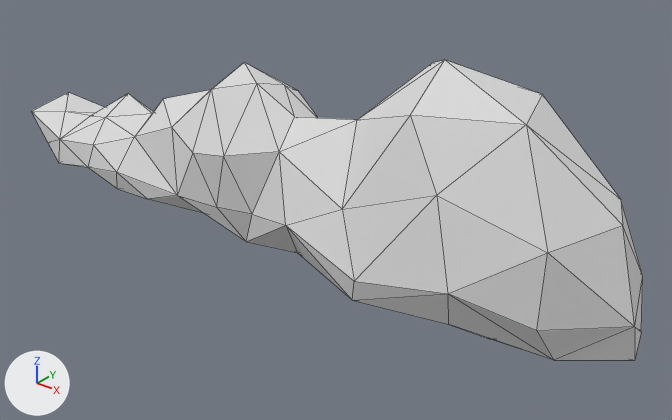
The glTF model public/models/cloud-long.glb as it was, and as the next commit left it.
The view is the same before and after, from a 50 mm camera at (8.74, -10.24, 5.95) aimed at (0.29, 0.33, -0.6). The lights are fixed; the arrows at lower left show +X, +Y and +Z. Mesh edges are drawn as thin lines. Where no turn or scale is listed for an object, it has been applied to the vertices.

Names of what the first picture shows: 'cloud-long'.
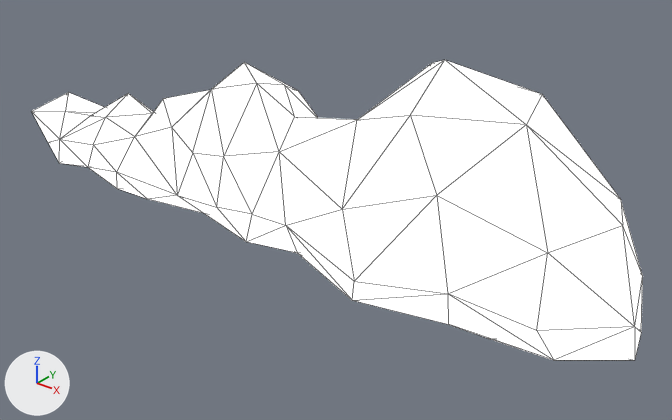
What changed in the scene script:
```text
Add img_base:
    img_base = load_image('base', '_unpacked/base', 1024, 1024, 'sRGB')
Add mat_lowpoly_colors_001:
    mat_lowpoly_colors_001 = bpy.data.materials.new('LOWPOLY-COLORS.001')
    # uses the picture img_base
Change me_cloud_long:
    where me_cloud_long.from_pydata(...)  # 98 vertices, 192 faces; spans x -7.28..5.57, y -1.32..1.45, z -1.37..2.28
    remove me_cloud_long.materials.append(mat_clouds)  # white #e7e7e7
    add me_cloud_long.materials.append(mat_lowpoly_colors_001)
```

Location of each change, [x1, y1, x2, y2] in pixels of the pictures (672 x 420 px):
'cloud-long', recoloured (grey to white): [31, 60, 643, 360] in both
